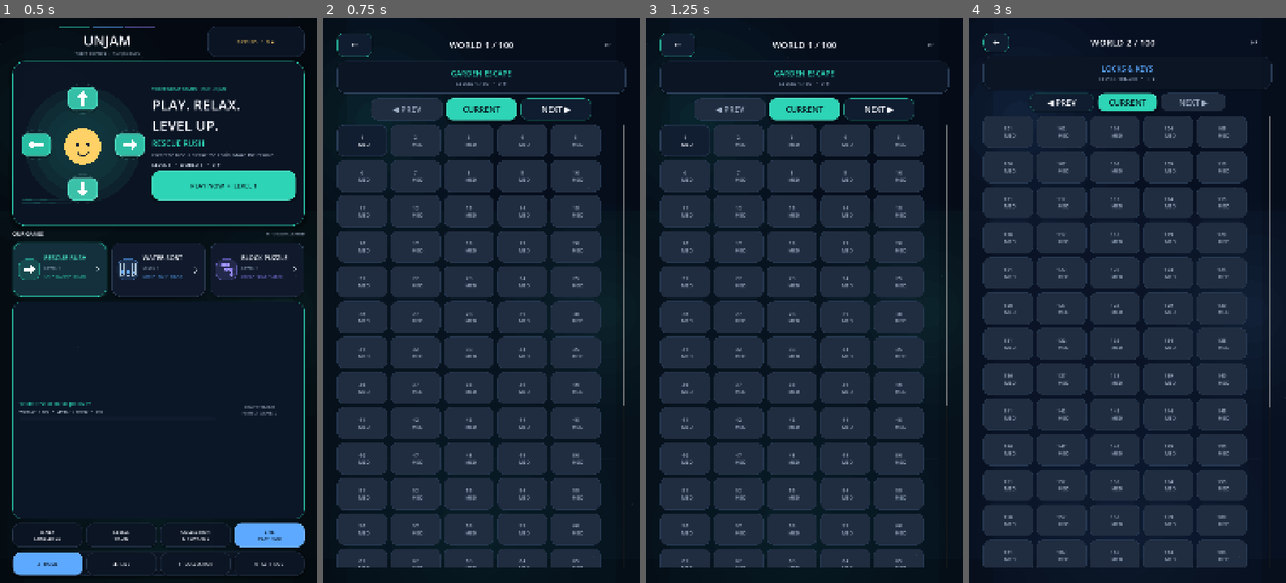
Above: before the commit, frames 1-4 (left to right).
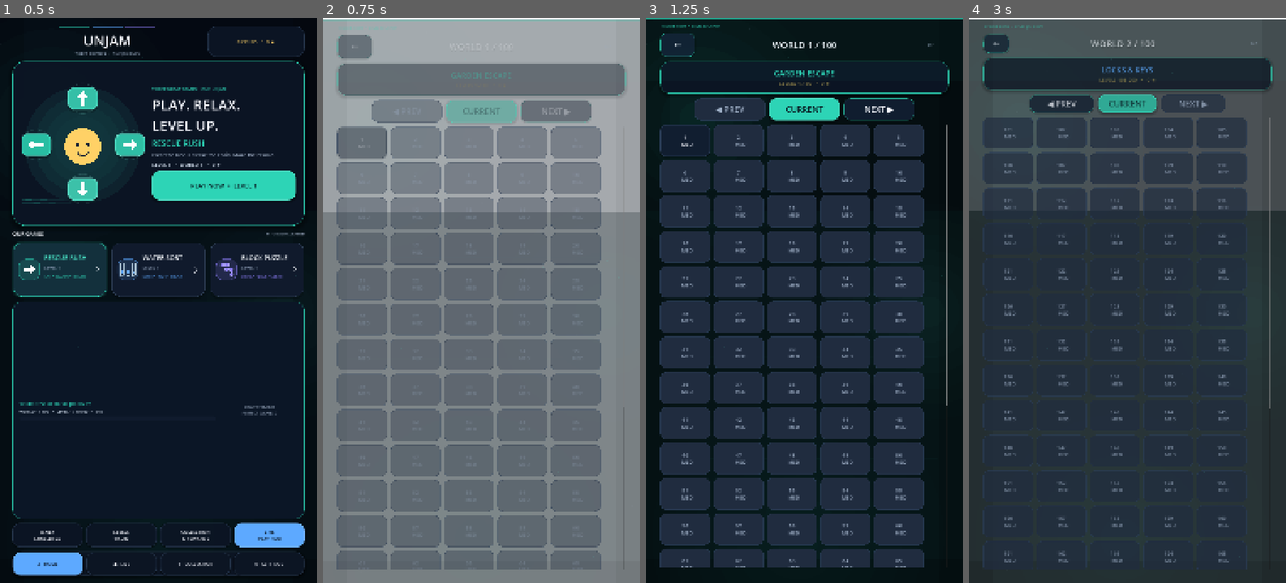
Above: after the commit, the same moments.

Repository: eghosa001/unjam
Game: Godot game, scene res://scenes/Main.tscn
Two runs of this game, one before a commit and one after it. Both use one fixed random seed, a clock stepped at 60 frames per second and the inputs below.
Inputs:
- Up to frame 1 (0.5 s): no input
- Up to frame 2 (0.75 s): click "PLAY NOW • LEVEL 1" at 0.5 s
- Up to frame 3 (1.25 s): no input
- Up to frame 4 (3 s): click "NEXT ▶" at 1.25 s; click "←" at 2 s; click "PLAY NOW • LEVEL 1" at 2.75 s

Frame 1 is identical in both runs. In frame 2, 99% of the frame differs, in the area x 0-100%, y 0-100%; in frame 3, 1.2%; in frame 4, 39%.
Error before the commit: Parse Error: Cannot infer the type of "backdrop" variable because the value doesn't have a set type. (res://scripts/ui/premium_surface_manager.gd:48)

Commit message:
Fix strict typing in premium surface backdrop lookup

Diff:
--- a/scripts/ui/premium_surface_manager.gd
+++ b/scripts/ui/premium_surface_manager.gd
@@ -45,20 +45,20 @@
 	_animate_surface(content)
 
 func _configure_background(root: Node, game_id: String, dark: bool, accent: Color) -> void:
-	var backdrop := _find_backdrop(root)
+	var backdrop: Node = _find_backdrop(root)
 	if backdrop != null:
 		var motif := 0
 		match game_id:
 			"water_sort": motif = 1
 			"block_puzzle": motif = 2
-		backdrop.configure(PremiumDesignSystem.game_canvas(game_id, dark), accent, motif)
+		backdrop.call("configure", PremiumDesignSystem.game_canvas(game_id, dark), accent, motif)
 	PremiumVisuals.set_accent(accent)
 
-func _find_backdrop(node: Node):
+func _find_backdrop(node: Node) -> Node:
 	if _script_path(node).ends_with("premium_backdrop.gd"):
 		return node
 	for child in node.get_children():
-		var found = _find_backdrop(child)
+		var found: Node = _find_backdrop(child)
 		if found != null:
 			return found
 	return null
